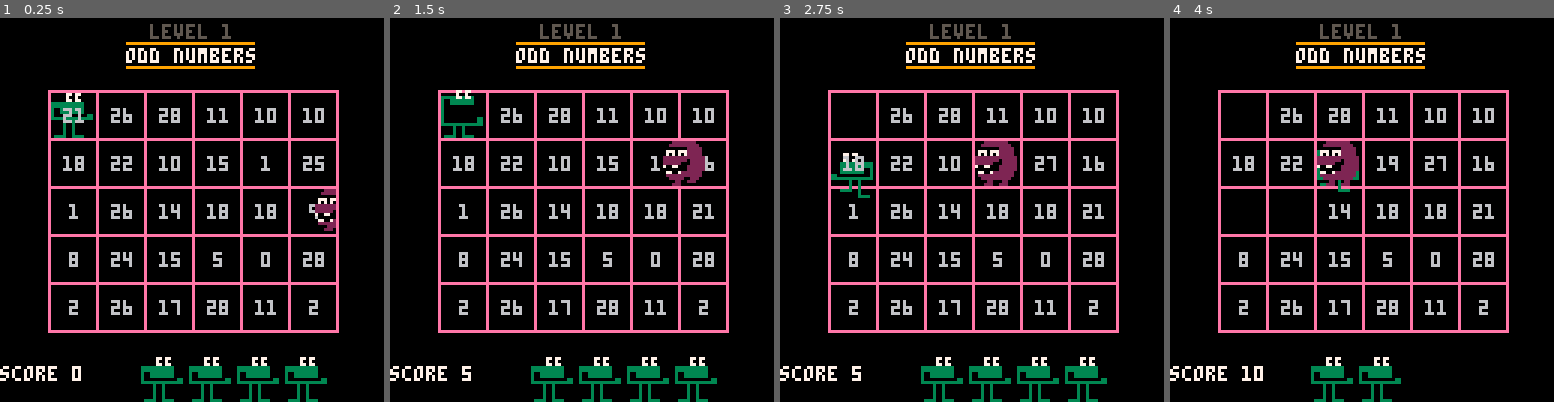
Above: before the commit, frames 1-4 (left to right).
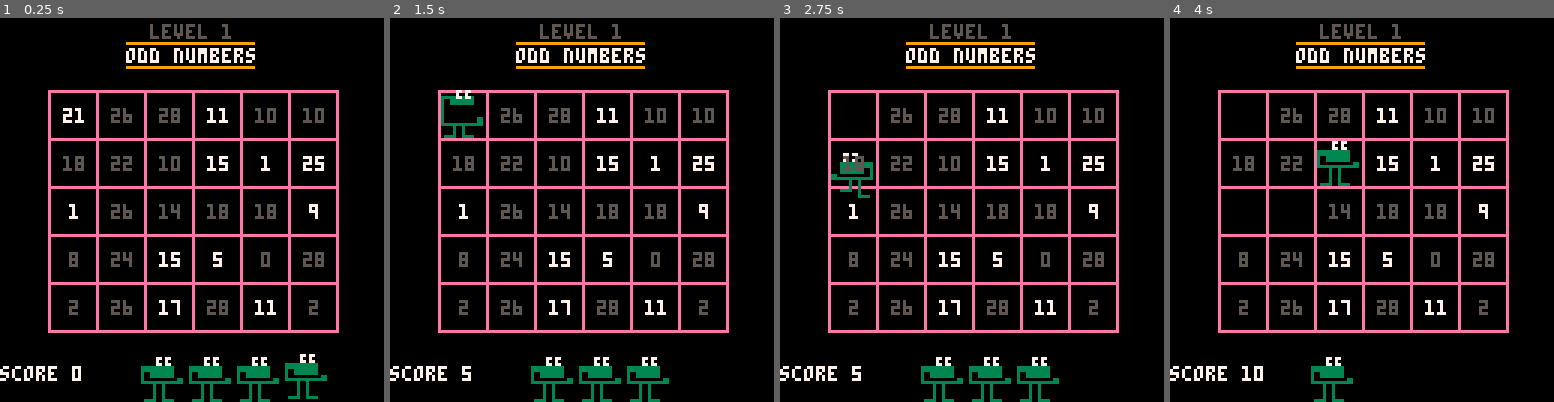
Above: after the commit, the same moments.

Repository: m4thpro/nl
Game: PICO-8 cartridge nl.p8
Same seed, same stepped clock (60 frames per second), same inputs: the game is played once before the commit and once after it.
Inputs:
- Up to frame 1 (0.25 s): no input
- Up to frame 2 (1.5 s): tap O (Z key) at 0.33, 0.7, 1.43 s; tap X (X key) at 1.07 s
- Up to frame 3 (2.75 s): hold Left 1.97-2.37 s; tap X (X key) at 2.07, 2.4, 2.73 s; tap O (Z key) at 2.22 s; hold Down from 2.42 s (still down)
- Up to frame 4 (4 s): release Down at 2.82 s; hold Right 2.87-3.53 s; tap X (X key) at 3.07, 3.4, 3.73 s; tap O (Z key) at 3.1, 3.98 s; hold Up from 3.58 s (still down)

The runs differ from the first frame. In frame 1, 4.4% of the frame differs, in the area x 13-88%, y 19-100%; in frame 2, 4.5%; in frame 3, 4.6%, in the area x 16-86%, y 23-100%; in frame 4, 4.5%.

Commit message:
not too many troggles

Diff:
--- a/nl.p8
+++ b/nl.p8
@@ -14,7 +14,7 @@
 -- game stats
 score = 0
 level = 1
-lives = 4
+lives = 3
 --title = "squares modulo 8"
 
 -- position of board
@@ -232,10 +232,16 @@
    end
 end
 
+function reset_level()
+   troggles = {}
+   fill_board()
+   lives = lives + 1
+   pl.dead = true
+end
+
 function _init()
-   troggles = {}
    board = {}
-   fill_board()
+   reset_level()
 end
 
 function print_center(str,y,col)
@@ -260,8 +266,8 @@
 	    local text = tostr(board[i][j])
 	    local width = 4 * #text - 2
 	    local col = 6
-	    --if board[i][j] and levels[level].f(board[i][j]) then col = 7 end
-	    --if board[i][j] and not levels[level].f(board[i][j]) then col = 5 end
+	    if board[i][j] and levels[level].f(board[i][j]) then col = 7 end
+	    if board[i][j] and not levels[level].f(board[i][j]) then col = 5 end
 	    print(tostr(board[i][j]),(i-1)*16 + originx + 8 - width/2,(j-1)*16 + originy + 6, col)
 	 end
       end
@@ -345,7 +351,9 @@
 
 function _update()
    if #troggles < levels[level].troggle_count then
-      make_random_troggle()
+      if rnd(100) < 1 then
+	 make_random_troggle()
+      end
    end
 
    -- BADBAD
@@ -353,7 +361,7 @@
       sfx(3)
       level = level + 1
       if level > #levels then level = #levels end
-      fill_board()
+      reset_level()
    end
 
    foreach(troggles, move_troggle)
@@ -457,6 +465,7 @@
       if i == lives and pl.dead then
 	 camera (0, offset)
       end
+      pal(8,0)
       spr(0, 30 + 16 * i, 128-16, 2, 2)
    end
 end
